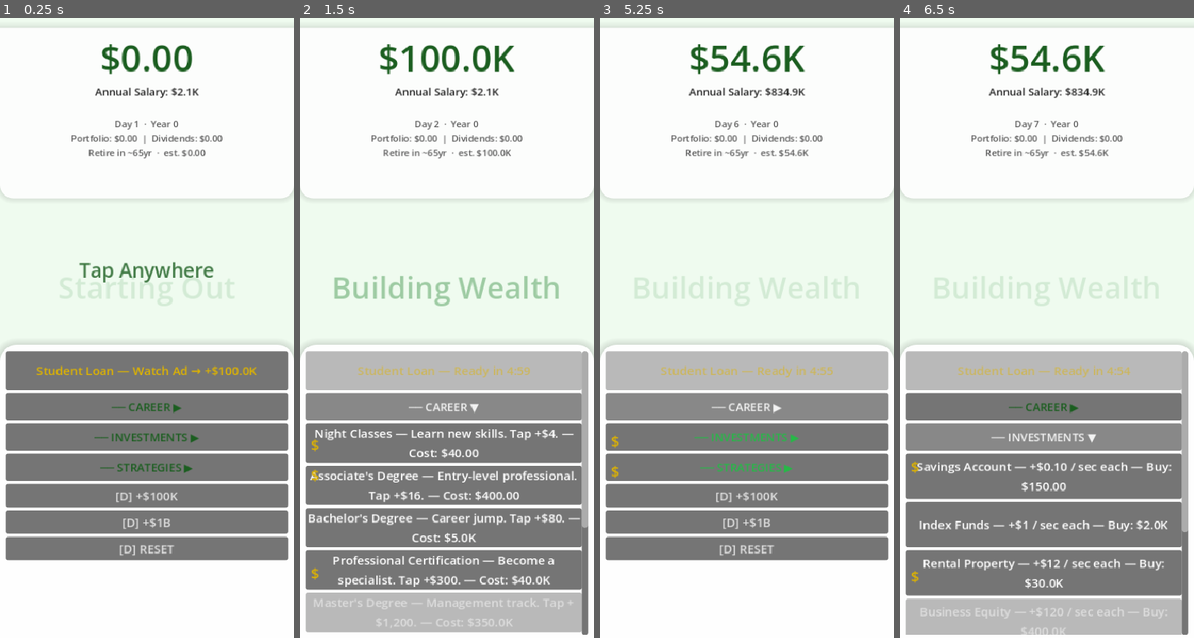
Above: before the commit, frames 1-4 (left to right).
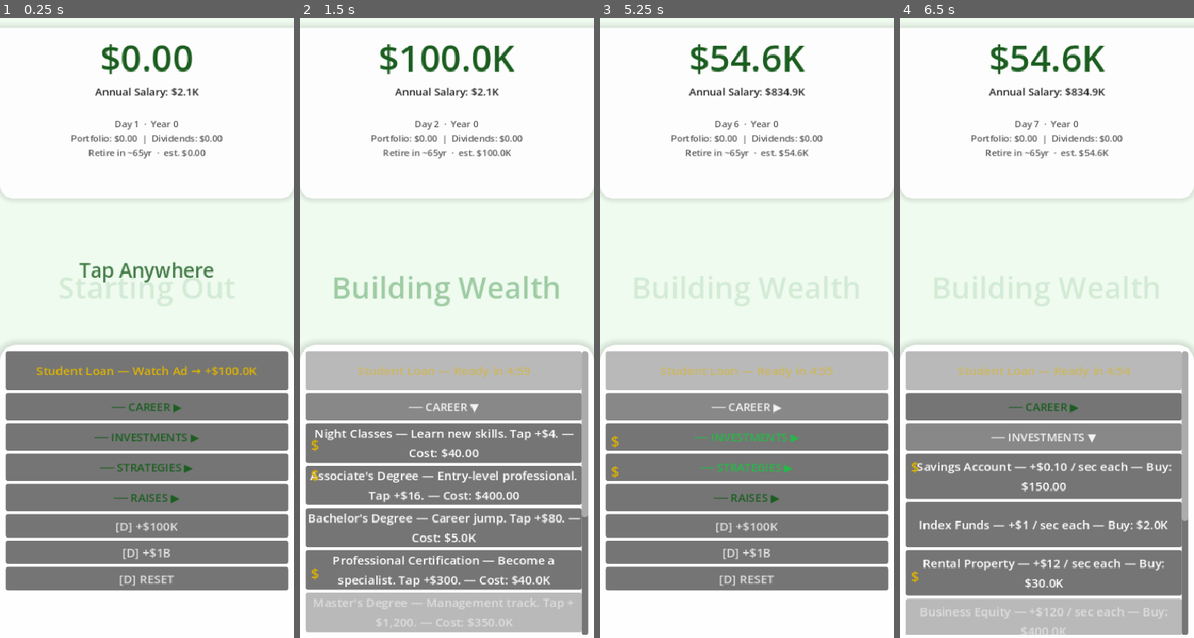
Above: after the commit, the same moments.

Repository: flatbil/Nuthouse-Games
Game: Godot game, scene res://scenes/Game.tscn
The game is run twice, just before and just after one commit, with the same random seed, the same clock (stepped at 60 frames per second) and the same inputs.
Inputs:
- Up to frame 1 (0.25 s): no input
- Up to frame 2 (1.5 s): click "Student Loan — Watch Ad → +$1…" at 0.5 s; click "── CAREER ▶" at 1.25 s
- Up to frame 3 (5.25 s): click "Associate's Degree — Entry-le…" at 2 s; click "Bachelor's Degree — Career ju…" at 2.75 s; click "Professional Certification — …" at 3.5 s; click "Night Classes — Learn new ski…" at 4.25 s; click "── CAREER ▼" at 5 s
- Up to frame 4 (6.5 s): click "── INVESTMENTS ▶" at 5.75 s

The runs differ from the first frame. In frame 1, 7.2% of the frame differs, in the area x 1-99%, y 76-93%; in frame 2, less than 0.1%; in frame 3, 7.2%; in frame 4, less than 0.1%.

Commit message:
Update game template to 4-track system with tap multiplier (TRACK_D)
Adds TRACK_D to all template files so future games have tap scaling
built in from the start. Prevents tapping from becoming irrelevant
when passive income (TRACK_B × TRACK_C) scales to late-game levels.

Co-Authored-By: Claude Sonnet 4.6 <noreply@anthropic.com>

Diff:
--- a/game_template/autoloads/GameManager.gd
+++ b/game_template/autoloads/GameManager.gd
@@ -5,10 +5,11 @@
 # Reads all content data from GameConfig — do not put
 # game-specific values in this file.
 #
-# Three tracks (configured in GameConfig):
-#   TRACK_A — one-time tap boosters   (e.g. careers)
-#   TRACK_B — repeatable generators   (e.g. investments)
-#   TRACK_C — one-time multipliers    (e.g. strategies)
+# Four tracks (configured in GameConfig):
+#   TRACK_A — one-time tap boosters        (e.g. careers)
+#   TRACK_B — repeatable generators        (e.g. investments)
+#   TRACK_C — one-time passive multipliers (e.g. strategies)
+#   TRACK_D — one-time tap multipliers     (e.g. raises)
 # -------------------------------------------------------
 
 var resources:              float = 0.0
@@ -21,7 +22,8 @@
 
 var track_a_purchased: Array = []   # bool — one-time tap boosters
 var track_b_owned:     Array = []   # int  — repeatable generators
-var track_c_purchased: Array = []   # bool — one-time multipliers
+var track_c_purchased: Array = []   # bool — one-time passive multipliers
+var track_d_purchased: Array = []   # bool — one-time tap multipliers
 
 
 func _ready() -> void:
@@ -31,6 +33,8 @@
 	track_b_owned.fill(0)
 	track_c_purchased.resize(GameConfig.TRACK_C.size())
 	track_c_purchased.fill(false)
+	track_d_purchased.resize(GameConfig.TRACK_D.size())
+	track_d_purchased.fill(false)
 	_load_game()
 
 
@@ -44,6 +48,7 @@
 	track_a_purchased.fill(false)
 	track_b_owned.fill(0)
 	track_c_purchased.fill(false)
+	track_d_purchased.fill(false)
 	EventBus.resource_changed.emit(resources)
 	EventBus.tap_value_changed.emit(tap_value)
 	EventBus.passive_rate_changed.emit(passive_rate)
@@ -67,7 +72,7 @@
 # -------------------------------------------------------
 
 func tap() -> void:
-	add_resources(tap_value)
+	add_resources(get_effective_tap_value())
 	game_days += 1.0 / 24.0   # 1 tap = 1 game hour
 	EventBus.game_days_changed.emit(game_days)
 
@@ -88,6 +93,8 @@
 			return item["base_cost"] * pow(item["growth_rate"], float(track_b_owned[index]))
 		2:
 			return float(GameConfig.TRACK_C[index]["cost"])
+		3:
+			return float(GameConfig.TRACK_D[index]["cost"])
 	return 0.0
 
 
@@ -99,6 +106,8 @@
 			return resources >= get_item_cost(1, index)
 		2:
 			return resources >= get_item_cost(2, index) and not track_c_purchased[index]
+		3:
+			return resources >= get_item_cost(3, index) and not track_d_purchased[index]
 	return false
 
 
@@ -121,10 +130,25 @@
 		2:
 			track_c_purchased[index] = true
 			_recalculate_passive_rate()
+		3:
+			track_d_purchased[index] = true
+			EventBus.tap_value_changed.emit(tap_value)
 
 	EventBus.item_purchased.emit(track, index)
 	EventBus.resource_changed.emit(resources)
 	SaveManager.save()
+
+
+func get_tap_multiplier() -> float:
+	var mult := 1.0
+	for i in range(GameConfig.TRACK_D.size()):
+		if track_d_purchased[i]:
+			mult *= float(GameConfig.TRACK_D[i]["multiplier"])
+	return mult
+
+
+func get_effective_tap_value() -> float:
+	return tap_value * get_tap_multiplier()
 
 
 # Sum of geometric series for Track B: base * (r^n - 1) / (r - 1)
@@ -182,6 +206,10 @@
 	var saved_c: Array = data.get("track_c_purchased", [])
 	for i in range(min(saved_c.size(), track_c_purchased.size())):
 		track_c_purchased[i] = bool(saved_c[i])
+
+	var saved_d: Array = data.get("track_d_purchased", [])
+	for i in range(min(saved_d.size(), track_d_purchased.size())):
+		track_d_purchased[i] = bool(saved_d[i])
 
 	# Rebuild tap_value from Track A purchases
 	tap_value = 1.0
--- a/game_template/autoloads/SaveManager.gd
+++ b/game_template/autoloads/SaveManager.gd
@@ -26,6 +26,7 @@
 		"track_a_purchased":       GameManager.track_a_purchased,
 		"track_b_owned":           GameManager.track_b_owned,
 		"track_c_purchased":       GameManager.track_c_purchased,
+		"track_d_purchased":       GameManager.track_d_purchased,
 		"last_save_time":          Time.get_unix_time_from_system(),
 	}
 	var file := FileAccess.open(GameConfig.SAVE_FILE, FileAccess.WRITE)
--- a/game_template/config/GameConfig.gd
+++ b/game_template/config/GameConfig.gd
@@ -10,10 +10,14 @@
 #   4. Change package name in project.godot
 #   5. Ship
 #
-# Three-track system — maps to almost every idle game:
-#   TRACK_A  one-time tap boosters    (e.g. Careers, Vehicles, Tiers)
-#   TRACK_B  repeatable generators    (e.g. Investments, Routes, Factories)
-#   TRACK_C  one-time multipliers     (e.g. Strategies, Logistics, Automation)
+# Four-track system — maps to almost every idle game:
+#   TRACK_A  one-time tap boosters         (e.g. Careers, Vehicles, Tiers)
+#   TRACK_B  repeatable generators         (e.g. Investments, Routes, Factories)
+#   TRACK_C  one-time passive multipliers  (e.g. Strategies, Logistics, Automation)
+#   TRACK_D  one-time tap multipliers      (e.g. Raises, Upgrades, Power-ups)
+#
+# TRACK_D keeps tapping relevant at late game when passive income (TRACK_B × TRACK_C)
+# would otherwise make manual taps feel worthless.
 # ═══════════════════════════════════════════════════════════════
 
 
@@ -64,6 +68,7 @@
 const TRACK_A_TITLE := "CAREER"
 const TRACK_B_TITLE := "INVESTMENTS"
 const TRACK_C_TITLE := "STRATEGIES"
+const TRACK_D_TITLE := "RAISES"
 
 
 # ── Wealth / Progress Stages ───────────────────────────────────
@@ -194,6 +199,51 @@
 ]
 
 
+# ── Track D — one-time tap multipliers ────────────────────────
+# Each item multiplies tap income (TRACK_A bonuses × this multiplier).
+# Keeps manual tapping competitive with passive income at late game.
+# Required keys: name, description, cost (float), multiplier (float)
+
+const TRACK_D: Array = [
+	{
+		"name":        "Performance Review",
+		"description": "2x tap income",
+		"cost":        2_000_000.0,
+		"multiplier":  2.0,
+	},
+	{
+		"name":        "Raise Negotiation",
+		"description": "3x tap income",
+		"cost":        25_000_000.0,
+		"multiplier":  3.0,
+	},
+	{
+		"name":        "Equity Package",
+		"description": "5x tap income",
+		"cost":        250_000_000.0,
+		"multiplier":  5.0,
+	},
+	{
+		"name":        "Stock Options Vest",
+		"description": "8x tap income",
+		"cost":        2_500_000_000.0,
+		"multiplier":  8.0,
+	},
+	{
+		"name":        "Board Compensation",
+		"description": "15x tap income",
+		"cost":        25_000_000_000.0,
+		"multiplier":  15.0,
+	},
+	{
+		"name":        "Billionaire Salary",
+		"description": "25x tap income",
+		"cost":        250_000_000_000.0,
+		"multiplier":  25.0,
+	},
+]
+
+
 # ── Rewarded Ad / Loan ─────────────────────────────────────────
 # Button shown at top of upgrade drawer. Shows a rewarded ad,
 # awards AD_LOAN_AMOUNT on completion. 5-min cooldown.
--- a/game_template/scenes/Game.gd
+++ b/game_template/scenes/Game.gd
@@ -5,10 +5,11 @@
 # Calls GameManager for all state changes.
 # All game-specific strings and colors come from GameConfig.
 #
-# Three generic sections map to GameConfig tracks:
+# Four generic sections map to GameConfig tracks:
 #   "track_0" → TRACK_A (one-time tap boosters)
 #   "track_1" → TRACK_B (repeatable generators)
-#   "track_2" → TRACK_C (one-time multipliers)
+#   "track_2" → TRACK_C (one-time passive multipliers)
+#   "track_3" → TRACK_D (one-time tap multipliers)
 # -------------------------------------------------------
 
 @onready var resource_label:   Label         = $TopHUD/Stats/ResourceLabel
@@ -20,11 +21,12 @@
 @onready var upgrade_list:     VBoxContainer = $UpgradeDrawer/ScrollContainer/UpgradeList
 @onready var stage_label:      Label         = $StageLabel
 
-# Section collapse state — keys are "track_0", "track_1", "track_2"
+# Section collapse state — keys are "track_0" … "track_3"
 var _collapsed: Dictionary = {
 	"track_0": true,
 	"track_1": true,
 	"track_2": true,
+	"track_3": true,
 }
 
 const _BURST_COUNT := 8
@@ -93,7 +95,7 @@
 	if $UpgradeDrawer.get_global_rect().has_point(pos):
 		return
 	GameManager.tap()
-	_spawn_tap_label(pos, GameManager.tap_value)
+	_spawn_tap_label(pos, GameManager.get_effective_tap_value())
 
 
 # -------------------------------------------------------
@@ -112,10 +114,10 @@
 	_refresh_retirement()
 
 
-func _on_tap_value_changed(val: float) -> void:
+func _on_tap_value_changed(_val: float) -> void:
 	salary_label.text = "%s: %s" % [
 		GameConfig.TAP_STAT_LABEL,
-		_cur(val * GameConfig.TAP_STAT_MULTIPLIER)
+		_cur(GameManager.get_effective_tap_value() * GameConfig.TAP_STAT_MULTIPLIER)
 	]
 
 
@@ -195,7 +197,7 @@
 
 	_add_loan_button()
 
-	var tracks := [GameConfig.TRACK_A, GameConfig.TRACK_B, GameConfig.TRACK_C]
+	var tracks := [GameConfig.TRACK_A, GameConfig.TRACK_B, GameConfig.TRACK_C, GameConfig.TRACK_D]
 	for track in range(tracks.size()):
 		_add_section(track)
 		var min_h: int = 60 if track == 1 else 52   # Track B buttons are taller (more text)
@@ -233,7 +235,7 @@
 
 
 func _track_title(track: int) -> String:
-	return ([GameConfig.TRACK_A_TITLE, GameConfig.TRACK_B_TITLE, GameConfig.TRACK_C_TITLE] as Array)[track]
+	return ([GameConfig.TRACK_A_TITLE, GameConfig.TRACK_B_TITLE, GameConfig.TRACK_C_TITLE, GameConfig.TRACK_D_TITLE] as Array)[track]
 
 
 func _section_label(key: String) -> String:
@@ -299,7 +301,7 @@
 					item["name"], owned, _cur(total_in), _cur(income), _cur(cost)
 				]
 			_set_btn(btn, t, not GameManager.can_afford(1, index))
-		2:   # one-time multipliers
+		2:   # one-time passive multipliers
 			var item: Dictionary = GameConfig.TRACK_C[index]
 			if GameManager.track_c_purchased[index]:
 				_set_btn(btn, "%s  [Active]" % item["name"], true)
@@ -307,6 +309,14 @@
 				_set_btn(btn,
 					"%s — %s — Cost: %s" % [item["name"], item["description"], _cur(item["cost"])],
 					not GameManager.can_afford(2, index))
+		3:   # one-time tap multipliers
+			var item: Dictionary = GameConfig.TRACK_D[index]
+			if GameManager.track_d_purchased[index]:
+				_set_btn(btn, "%s  [Active]" % item["name"], true)
+			else:
+				_set_btn(btn,
+					"%s — %s — Cost: %s" % [item["name"], item["description"], _cur(item["cost"])],
+					not GameManager.can_afford(3, index))
 
 
 func _refresh_retirement() -> void:
@@ -322,7 +332,7 @@
 
 
 func _refresh_all_buttons() -> void:
-	var sizes := [GameConfig.TRACK_A.size(), GameConfig.TRACK_B.size(), GameConfig.TRACK_C.size()]
+	var sizes := [GameConfig.TRACK_A.size(), GameConfig.TRACK_B.size(), GameConfig.TRACK_C.size(), GameConfig.TRACK_D.size()]
 	for track in range(sizes.size()):
 		for i in range(sizes[track]):
 			_refresh_track_button(track, i)
@@ -332,7 +342,7 @@
 	resource_label.text = _cur(GameManager.resources)
 	salary_label.text   = "%s: %s" % [
 		GameConfig.TAP_STAT_LABEL,
-		_cur(GameManager.tap_value * GameConfig.TAP_STAT_MULTIPLIER)
+		_cur(GameManager.get_effective_tap_value() * GameConfig.TAP_STAT_MULTIPLIER)
 	]
 	if GameManager.passive_rate > 0.0:
 		per_sec_label.text = "%s / day" % _cur(GameManager.passive_rate)
@@ -587,7 +597,7 @@
 
 func _has_affordable(key: String) -> bool:
 	var track := int(key.substr(6))
-	var sizes := [GameConfig.TRACK_A.size(), GameConfig.TRACK_B.size(), GameConfig.TRACK_C.size()]
+	var sizes := [GameConfig.TRACK_A.size(), GameConfig.TRACK_B.size(), GameConfig.TRACK_C.size(), GameConfig.TRACK_D.size()]
 	for i in range(sizes[track]):
 		if GameManager.can_afford(track, i):
 			return true
@@ -599,7 +609,7 @@
 	var container := upgrade_list.get_node_or_null("Section_%s" % key) as VBoxContainer
 	if container == null:
 		return null
-	var sizes     := [GameConfig.TRACK_A.size(), GameConfig.TRACK_B.size(), GameConfig.TRACK_C.size()]
+	var sizes     := [GameConfig.TRACK_A.size(), GameConfig.TRACK_B.size(), GameConfig.TRACK_C.size(), GameConfig.TRACK_D.size()]
 	var best_idx  := -1
 	var best_cost := 0.0
 	for i in range(sizes[track]):
